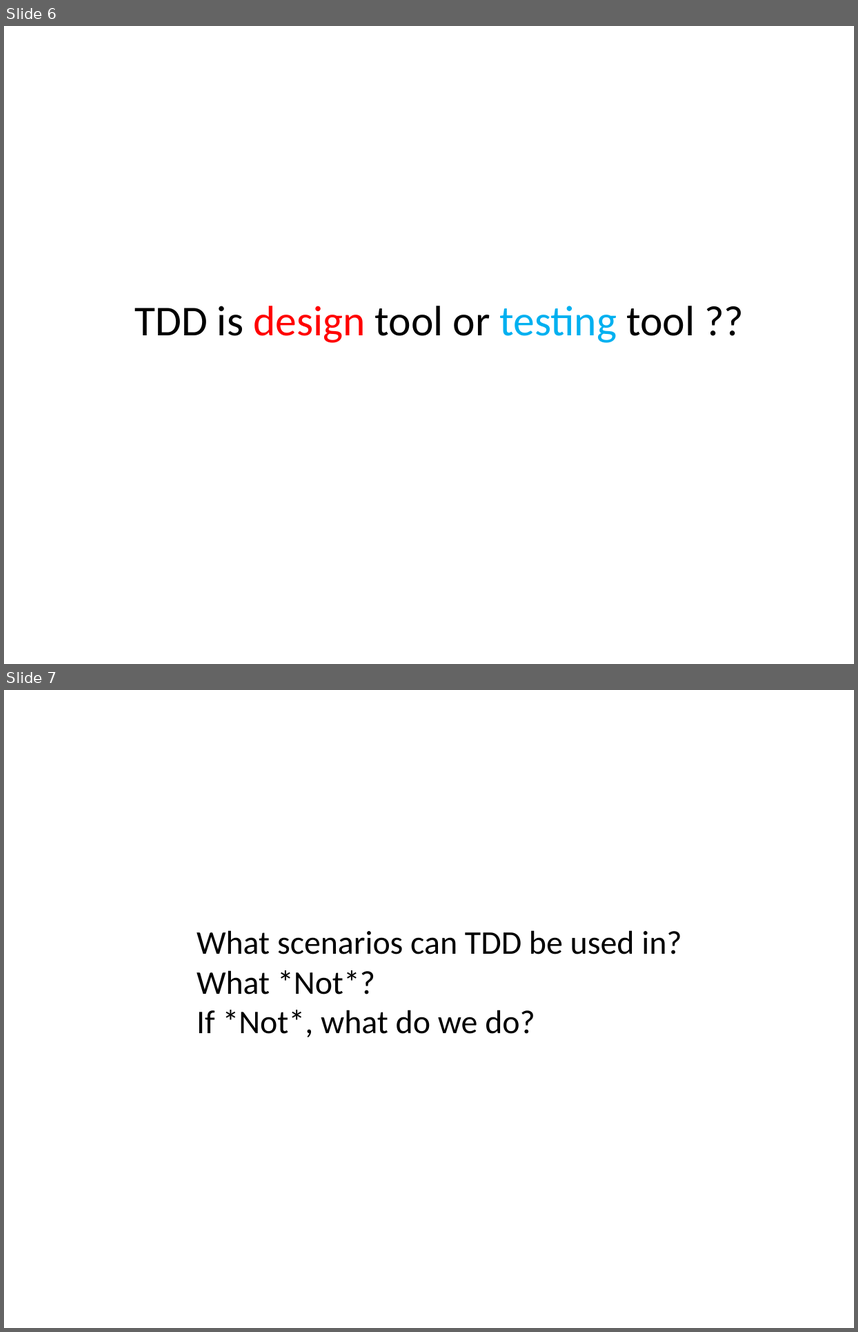
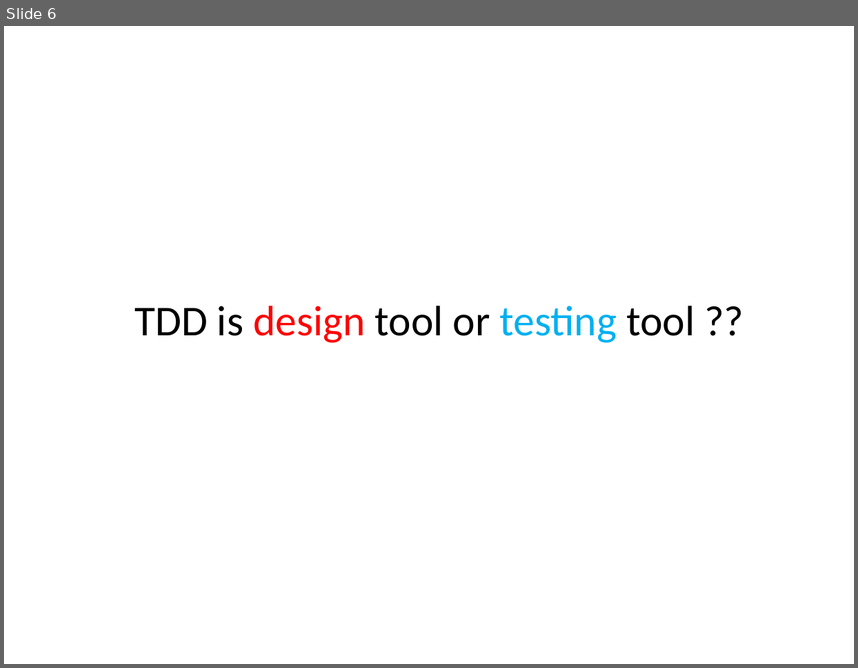
Before and after one commit to feedfood/TDD, a slide deck: Documents/TDD Hands-On 1 .pptx. Shown one above the other, each under a label of ours: slides 6 and 7 before the commit, slide 6 after it. The pictures are 858x1332 and 858x668 pixels, drawn with LibreOffice and Linux fonts; fonts in the diff are those of the drawing. Boxes give left, top, right and bottom in pixels: in the first picture for what was removed or moved away, otherwise in the second. Text is boxed around its words. In the diff, an @@ line names an element or a change of style, - is before the commit and + after.

```diff
--- a/Documents/TDD Hands-On 1 .pptx
+++ b/Documents/TDD Hands-On 1 .pptx
@@ slide 7 removed at (x1=4, y1=690, x2=854, y2=1328), background #FFFFFF @@
@@ text removed at (x1=197, y1=930, x2=682, y2=1037) @@
-What scenarios can TDD be used in?
-What *Not*?
-If *Not*, what do we do?
```
Also in this commit, not shown: 1 slide changed, 5 slides added.
